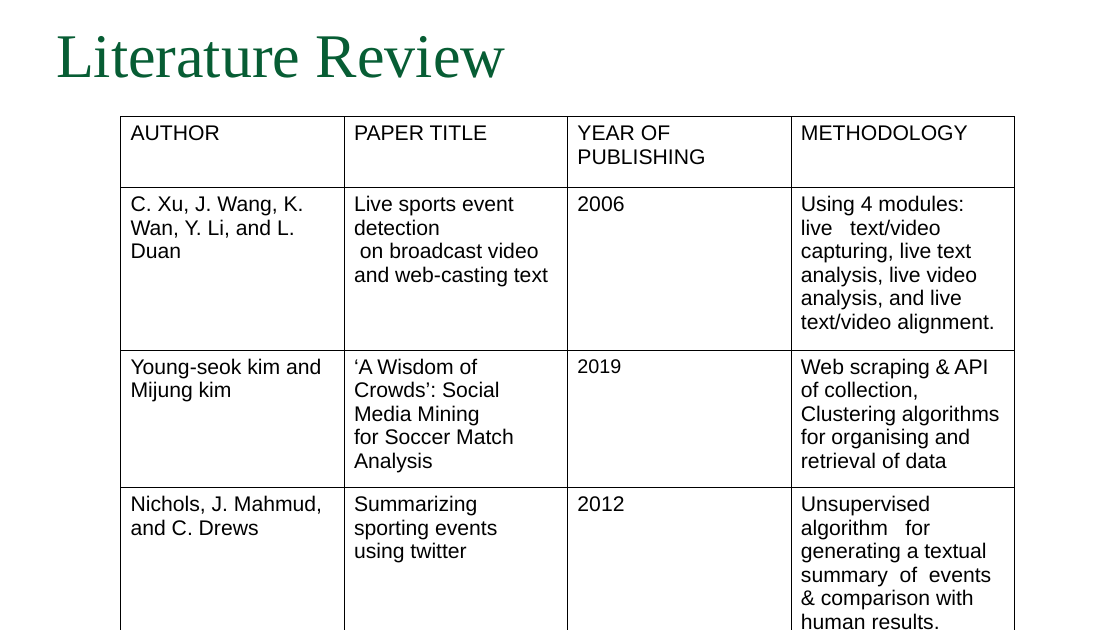
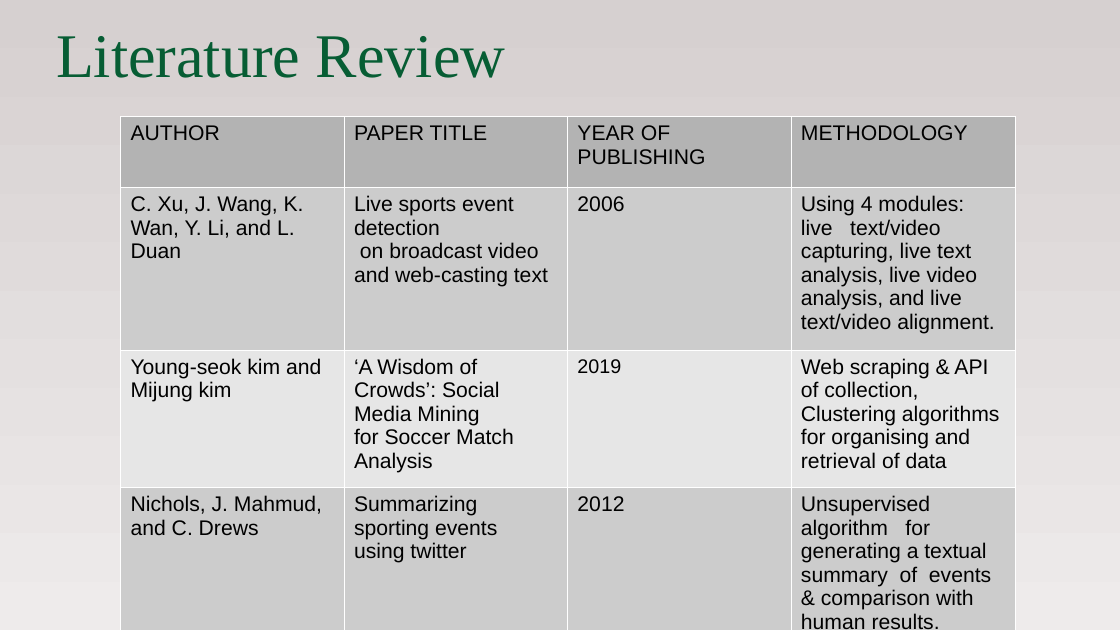
Before and after one commit to alfinwilliam/Sports-Match-Analysis-using-Social-Media-Mining, a slide deck: slide 4 of docs/projectppt.odp (slide 11 before the commit). Drawn at 1120x630 pixels with LibreOffice and Linux fonts; fonts in the diff are those of the drawing. Boxes give left, top, right and bottom in pixels: in the first picture for what was removed or moved away, otherwise in the second. Text is boxed around its words. In the diff, an @@ line names an element or a change of style, - is before the commit and + after.

```diff
--- a/docs/projectppt.odp
+++ b/docs/projectppt.odp
@@ background #FFFFFF to gradient #D6D0D0 to #EEEBEB @@
@@ table at bbox=[121, 117, 1015, 630] @@
@@ fill none to #B3B3B3 in row 1 @@
@@ fill none to #CCCCCC in 8 cells @@
@@ fill none to #E6E6E6 in row 3 @@
@@ borders changed @@
```
Also in this commit, not shown: 14 other slides changed, 13 slides added, 6 slides removed.
